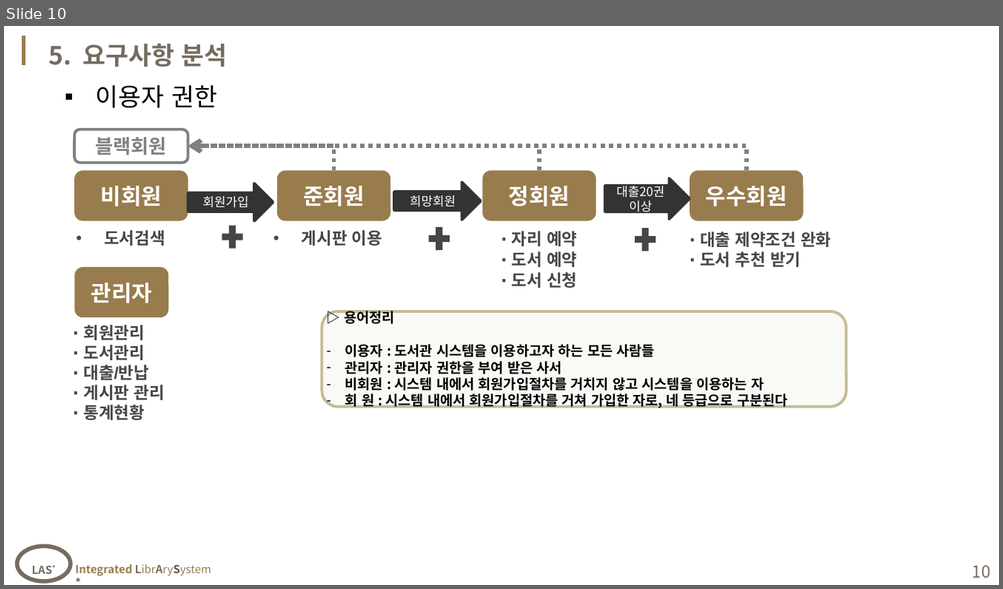
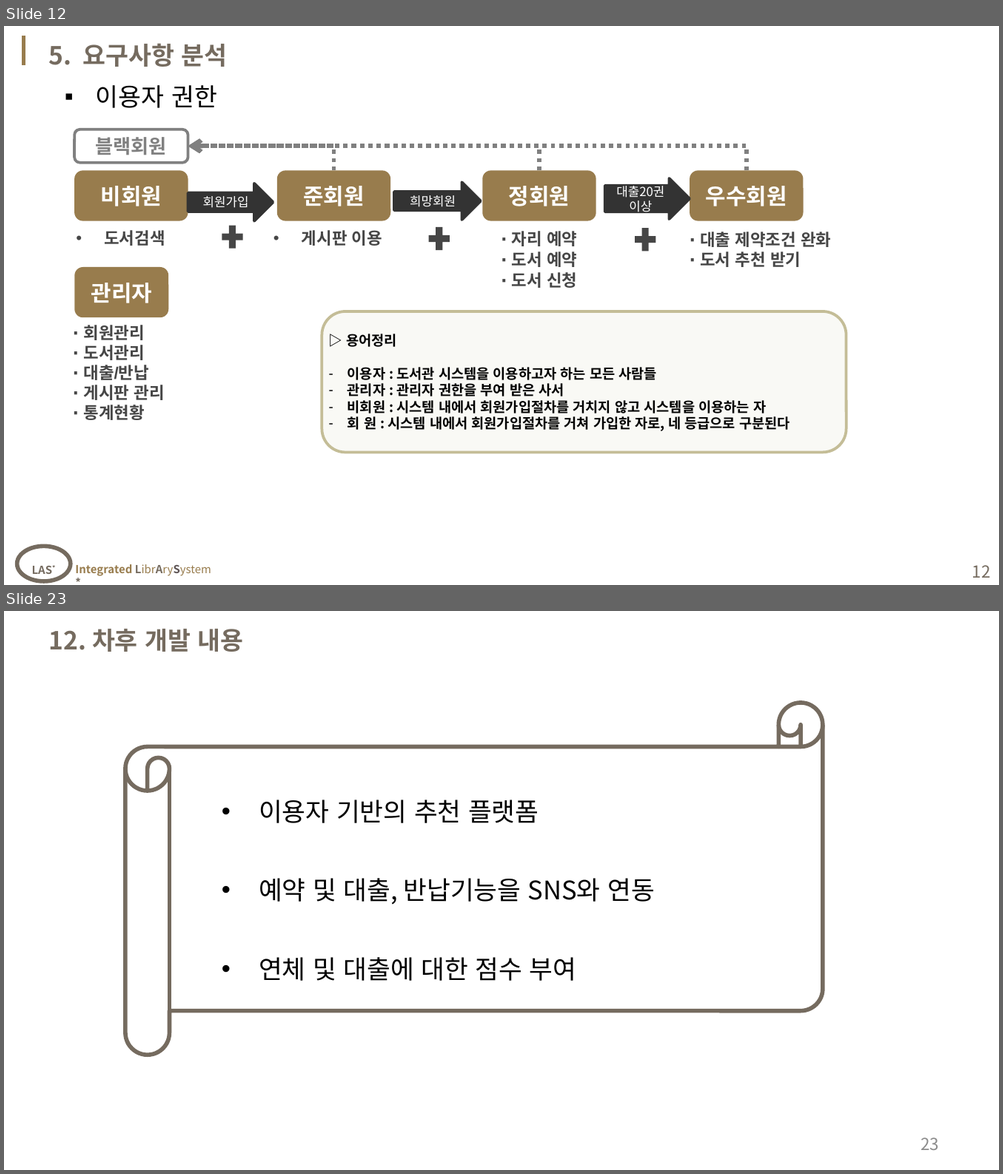
Before and after one commit to naradin711/webPro_ryu, a slide deck: note/07_1'st Project/sample_ver0624.pptx. Shown one above the other, each under a label of ours: slide 10 before the commit, slides 12 and 23 after it; the slides between them are not shown. The pictures are 1003x589 and 1003x1174 pixels, drawn with LibreOffice and Linux fonts; fonts in the diff are those of the drawing; background and template pictures are left out. Boxes give left, top, right and bottom in pixels: in the first picture for what was removed or moved away, otherwise in the second. Text is boxed around its words. In the diff, an @@ line names an element or a change of style, - is before the commit and + after.

```diff
--- a/note/07_1'st Project/sample_ver0624.pptx
+++ b/note/07_1'st Project/sample_ver0624.pptx
@@ slide 23 added at [4, 611, 999, 1170], background #FFFFFF @@
@@ text added at [49, 629, 243, 652], 18 pt, text #756B5F, bold @@
+12. 차후 개발 내용
@@ horizontal scroll added at [125, 703, 822, 1054], outline #756B5F 3 pt @@
@@ text added at [259, 800, 654, 981], 18.5 pt, text #000000 @@
+• 이용자 기반의 추천 플랫폼
+• 예약 및 대출, 반납기능을 SNS와 연동
+• 연체 및 대출에 대한 점수 부여
@@ page number added at [920, 1138, 939, 1150], 12 pt, text #8C8C8C @@
+23
@@ what was slide 10 is now slide 12 @@
@@ slide 12 changed as well @@
@@ rounded rectangle "▷ 용어정리": place and size @@
-rounded rectangle "▷ 용어정리" at [322, 312, 846, 407]
+rounded rectangle "▷ 용어정리" at [322, 312, 846, 453]
@@ page number at [972, 565, 990, 578]: text changed @@
-10
+12
```
Also in this commit, not shown: 7 other slides changed, 10 other slides added, 32 other files.
